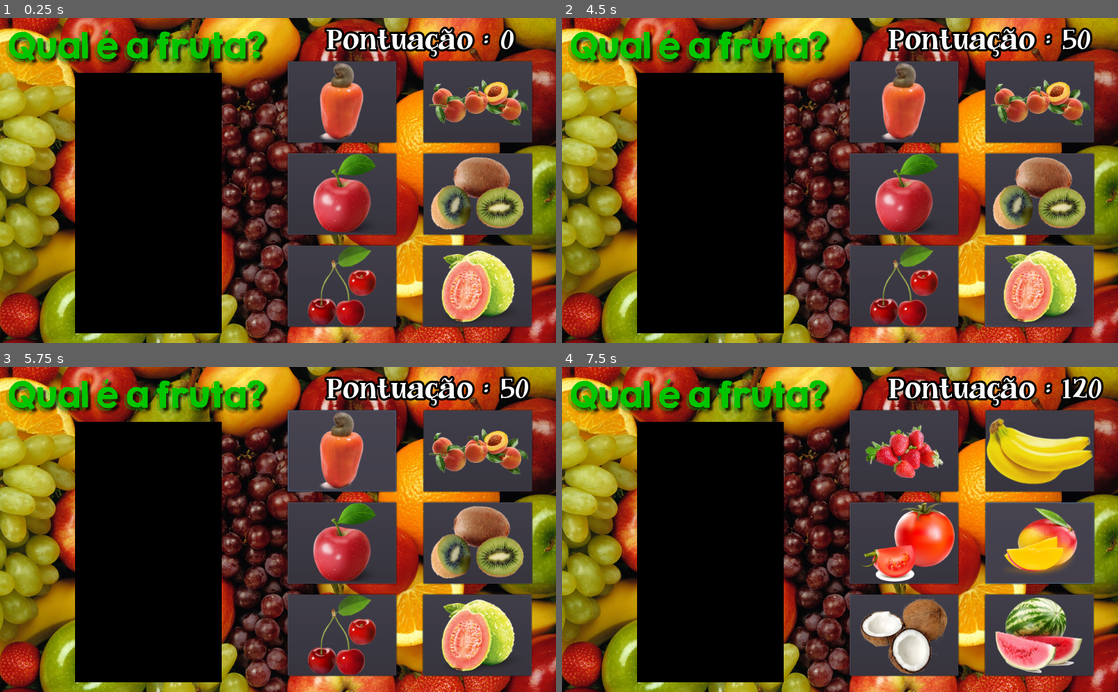
Above: before the commit, frames 1-4 (two rows, left to right).
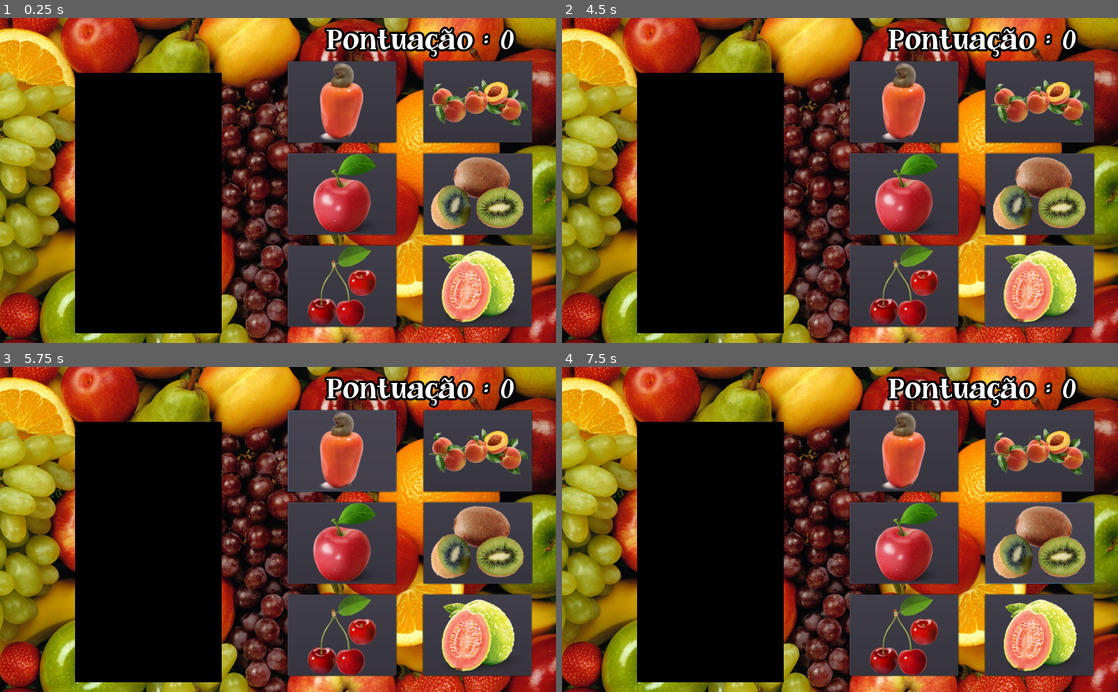
Above: after the commit, the same moments.

Repository: ClaudioKamoda/Qual-a-Fruta
Game: Godot game, scene res://cenas/principalDificeis.tscn
The game is run twice, just before and just after one commit, with the same random seed, the same clock (stepped at 60 frames per second) and the same inputs. This scene is started directly instead of the project's main scene. The engine's default icon, where the game draws it, is replaced by a stand-in: a white triangle on a blue panel in a dark square. Video files are missing from this copy of the repository; at most half a second of black plays in their place.
Inputs (mouse positions are in pixels of both pictures, inside the frame that each line leads up to):
- Up to frame 1 (0.25 s): no input
- Up to frame 2 (4.5 s): click (906, 102) at 0.5 s; click (1040, 102) at 1.25 s; click (906, 193) at 2 s; click (1040, 193) at 2.75 s; click (906, 284) at 3.5 s; click (1040, 284) at 4.25 s
- Up to frame 3 (5.75 s): click (344, 451) at 5 s
- Up to frame 4 (7.5 s): click (1040, 451) at 5.75 s; click (906, 542) at 6.5 s; click (1040, 542) at 7.25 s

The runs differ from the first frame. In frame 1, 3.3% of the frame differs, in the area x 1-49%, y 3-15%; in frame 2, 3.6%; in frame 3, 3.6%; in frame 4, 18%, in the area x 1-98%, y 2-95%.
Error after the commit: Invalid set index 'disabled' (on base: 'null instance') with value of type 'bool'. (res://scripts/principalDificeis.gd:100)

Commit message:
botoes fino do fino

Diff:
--- a/cenas/principalDificeis.tscn
+++ b/cenas/principalDificeis.tscn
@@ -6,7 +6,6 @@
 [ext_resource path="res://cenas/PerguntasDificeis.tscn" type="PackedScene" id=4]
 [ext_resource path="res://videos/Maracuja.ogv" type="VideoStream" id=5]
 [ext_resource path="res://fonts/JandaCurlygirlChunky.ttf" type="DynamicFontData" id=6]
-[ext_resource path="res://imagens/logo.png" type="Texture" id=7]
 
 [sub_resource type="DynamicFont" id=1]
 size = 45
@@ -117,13 +116,6 @@
 custom_fonts/normal_font = SubResource( 1 )
 text = " Pontuação : 0"
 scroll_active = false
-
-[node name="Logo" type="TextureRect" parent="."]
-margin_left = -40.0
-margin_right = 40.0
-margin_bottom = 40.0
-rect_scale = Vector2( 0.75, 0.75 )
-texture = ExtResource( 7 )
 [connection signal="button_up" from="Botões/Fruta1" to="." method="_on_Fruta1_button_up"]
 [connection signal="button_up" from="Botões/Fruta2" to="." method="_on_Fruta2_button_up"]
 [connection signal="button_up" from="Botões/Fruta3" to="." method="_on_Fruta3_button_up"]
--- a/cenas/principalFaceis.tscn
+++ b/cenas/principalFaceis.tscn
@@ -6,7 +6,6 @@
 [ext_resource path="res://cenas/Background.tscn" type="PackedScene" id=4]
 [ext_resource path="res://videos/Banana.ogv" type="VideoStream" id=5]
 [ext_resource path="res://fonts/JandaCurlygirlChunky.ttf" type="DynamicFontData" id=6]
-[ext_resource path="res://imagens/logo.png" type="Texture" id=7]
 
 [sub_resource type="DynamicFont" id=1]
 size = 45
@@ -19,8 +18,8 @@
 margin_right = 40.0
 margin_bottom = 40.0
 script = ExtResource( 1 )
-botaoFruta1Path = NodePath("Botões/Fruta 1")
-botaoFruta2Path = NodePath("Botões/Fruta 2")
+botao1Path = NodePath("Botões/Fruta 1")
+botao2Path = NodePath("Botões/Fruta 2")
 placarPath = NodePath("placar")
 videoFrutaPath = NodePath("VideoFruta")
 fruta1Path = NodePath("Botões/Fruta 1/SpriteFruta1")
@@ -79,13 +78,6 @@
 custom_fonts/normal_font = SubResource( 1 )
 text = " Pontuação : 0"
 scroll_active = false
-
-[node name="Logo" type="TextureRect" parent="."]
-margin_left = -40.0
-margin_right = 40.0
-margin_bottom = 40.0
-rect_scale = Vector2( 0.75, 0.75 )
-texture = ExtResource( 7 )
 [connection signal="button_up" from="Botões/Fruta 1" to="." method="_on_Fruta_1_button_up"]
 [connection signal="button_up" from="Botões/Fruta 2" to="." method="_on_Fruta_2_button_up"]
 [connection signal="timeout" from="timer" to="." method="_on_timer_timeout"]
--- a/cenas/principalMedias.tscn
+++ b/cenas/principalMedias.tscn
@@ -6,7 +6,6 @@
 [ext_resource path="res://cenas/PerguntasMedias.tscn" type="PackedScene" id=4]
 [ext_resource path="res://videos/Abacaxi.ogv" type="VideoStream" id=5]
 [ext_resource path="res://fonts/JandaCurlygirlChunky.ttf" type="DynamicFontData" id=6]
-[ext_resource path="res://imagens/logo.png" type="Texture" id=7]
 
 [sub_resource type="DynamicFont" id=1]
 size = 45
@@ -19,6 +18,10 @@
 margin_right = 40.0
 margin_bottom = 40.0
 script = ExtResource( 1 )
+botao1Path = NodePath("Botões/Fruta1")
+botao2Path = NodePath("Botões/Fruta2")
+botao3Path = NodePath("Botões/Fruta3")
+botao4Path = NodePath("Botões/Fruta4")
 placarPath = NodePath("placar")
 videoFrutaPath = NodePath("videoFruta")
 fruta1Path = NodePath("Botões/Fruta1/SpriteFruta1")
@@ -95,13 +98,6 @@
 custom_fonts/normal_font = SubResource( 1 )
 text = " Pontuação : 0"
 scroll_active = false
-
-[node name="Logo" type="TextureRect" parent="."]
-margin_left = -40.0
-margin_right = 728.0
-margin_bottom = 128.0
-rect_scale = Vector2( 0.75, 0.75 )
-texture = ExtResource( 7 )
 [connection signal="button_up" from="Botões/Fruta1" to="." method="_on_Fruta1_button_up"]
 [connection signal="button_up" from="Botões/Fruta2" to="." method="_on_Fruta2_button_up"]
 [connection signal="button_up" from="Botões/Fruta3" to="." method="_on_Fruta3_button_up"]
--- a/scripts/principalDificeis.gd
+++ b/scripts/principalDificeis.gd
@@ -1,5 +1,11 @@
 extends Control
 
+export (NodePath) var botao1Path
+export (NodePath) var botao2Path
+export (NodePath) var botao3Path
+export (NodePath) var botao4Path
+export (NodePath) var botao5Path
+export (NodePath) var botao6Path
 export (NodePath) var placarPath
 export (NodePath) var videoFrutaPath
 export (NodePath) var fruta1Path
@@ -11,6 +17,12 @@
 export (NodePath) var perguntasDificeisPath
 export (NodePath) var timerPath
 
+onready var botao1 = get_node(botao1Path)
+onready var botao2 = get_node(botao2Path)
+onready var botao3 = get_node(botao3Path)
+onready var botao4 = get_node(botao4Path)
+onready var botao5 = get_node(botao5Path)
+onready var botao6 = get_node(botao6Path)
 onready var placar = get_node(placarPath)
 onready var video = get_node(videoFrutaPath)
 onready var fruta1 = get_node(fruta1Path)
@@ -72,36 +84,63 @@
 
 func _on_Fruta1_button_up():
 	if fruta1Text == resposta:
+		botao1.disabled = true
+		botao2.disabled = true
+		botao3.disabled = true
+		botao4.disabled = true
+		botao5.disabled = true
+		botao6.disabled = true
+		fruta1.set_texture(load('res://imagens/'+fruta1Text+'Certo.png'))
 		print("Você acertou, "+fruta1Text)
 		score = score + 100 - penalty
 		penalty = 0
 		placar.set_text(" Pontuação : "+str(score))
 		timer.start()
 	else:
+		botao1.disabled = true
+		fruta1.set_texture(load('res://imagens/'+fruta1Text+'Errado.png'))
 		penalty += 10
 		print("Você errou, "+fruta1Text)
 		placar.set_text(" Pontuação : "+str(score))
 
 func _on_Fruta2_button_up():
 	if fruta2Text == resposta:
+		botao1.disabled = true
+		botao2.disabled = true
+		botao3.disabled = true
+		botao4.disabled = true
+		botao5.disabled = true
+		botao6.disabled = true
+		fruta2.set_texture(load('res://imagens/'+fruta2Text+'Certo.png'))
 		print("Você acertou, "+fruta2Text)
 		score = score + 100 - penalty
 		penalty = 0
 		placar.set_text(" Pontuação : "+str(score))
 		timer.start()
 	else:
+		botao2.disabled = true
+		fruta2.set_texture(load('res://imagens/'+fruta2Text+'Errado.png'))
 		penalty += 10
 		print("Você errou, "+fruta2Text)
 		placar.set_text(" Pontuação : "+str(score))
 
 func _on_Fruta3_button_up():
 	if fruta3Text == resposta:
+		botao1.disabled = true
+		botao2.disabled = true
+		botao3.disabled = true
+		botao4.disabled = true
+		botao5.disabled = true
+		botao6.disabled = true
+		fruta3.set_texture(load('res://imagens/'+fruta3Text+'Certo.png'))
 		print("Você acertou, "+fruta3Text)
 		score = score + 100 - penalty
 		penalty = 0
 		placar.set_text(" Pontuação : "+str(score))
 		timer.start()
 	else:
+		botao3.disabled = true
+		fruta3.set_texture(load('res://imagens/'+fruta3Text+'Errado.png'))
 		penalty += 10
 		print("Você errou, "+fruta3Text)
 		placar.set_text(" Pontuação : "+str(score))
@@ -109,24 +148,42 @@
 
 func _on_Fruta4_button_up():
 	if fruta4Text == resposta:
+		botao1.disabled = true
+		botao2.disabled = true
+		botao3.disabled = true
+		botao4.disabled = true
+		botao5.disabled = true
+		botao6.disabled = true
+		fruta4.set_texture(load('res://imagens/'+fruta4Text+'Certo.png'))
 		print("Você acertou, "+fruta4Text)
 		score = score + 100 - penalty
 		penalty = 0
 		placar.set_text(" Pontuação : "+str(score))
 		timer.start()
 	else:
+		botao4.disabled = true
+		fruta4.set_texture(load('res://imagens/'+fruta4Text+'Errado.png'))
 		penalty += 10
 		print("Você errou, "+fruta4Text)
 		placar.set_text(" Pontuação : "+str(score))
 
 func _on_Fruta5_button_up():
 	if fruta5Text == resposta:
+		botao1.disabled = true
+		botao2.disabled = true
+		botao3.disabled = true
+		botao4.disabled = true
+		botao5.disabled = true
+		botao6.disabled = true
+		fruta5.set_texture(load('res://imagens/'+fruta5Text+'Certo.png'))
 		print("Você acertou, "+fruta5Text)
 		score = score + 100 - penalty
 		penalty = 0
 		placar.set_text(" Pontuação : "+str(score))
 		timer.start()
 	else:
+		botao5.disabled = true
+		fruta5.set_texture(load('res://imagens/'+fruta5Text+'Errado.png'))
 		penalty += 10
 		print("Você errou, "+fruta5Text)
 		placar.set_text(" Pontuação : "+str(score))
@@ -134,18 +191,33 @@
 
 func _on_Fruta6_button_up():
 	if fruta6Text == resposta:
+		botao1.disabled = true
+		botao2.disabled = true
+		botao3.disabled = true
+		botao4.disabled = true
+		botao5.disabled = true
+		botao6.disabled = true
+		fruta6.set_texture(load('res://imagens/'+fruta6Text+'Certo.png'))
 		print("Você acertou, "+fruta6Text)
 		score = score + 100 - penalty
 		penalty = 0
 		placar.set_text(" Pontuação : "+str(score))
 		timer.start()
 	else:
+		botao6.disabled = true
+		fruta6.set_texture(load('res://imagens/'+fruta6Text+'Errado.png'))
 		penalty += 10
 		print("Você errou, "+fruta6Text)
 		placar.set_text(" Pontuação : "+str(score))
 
 func _on_Timer_timeout():
 	set_Pergunta()
+	botao1.disabled = false
+	botao2.disabled = false
+	botao3.disabled = false
+	botao4.disabled = false
+	botao5.disabled = false
+	botao6.disabled = false
 
 func _on_VideoPlayer_finished():
 	video.play()
--- a/scripts/principalFaceis.gd
+++ b/scripts/principalFaceis.gd
@@ -1,7 +1,7 @@
 extends Control
 
-export (NodePath) var botaoFruta1Path
-export (NodePath) var botaoFruta2Path
+export (NodePath) var botao1Path
+export (NodePath) var botao2Path
 export (NodePath) var placarPath
 export (NodePath) var videoFrutaPath
 export (NodePath) var fruta1Path
@@ -9,8 +9,8 @@
 export (NodePath) var perguntasFaceisPath
 export (NodePath) var timerPath
 
-onready var botao1 = get_node(botaoFruta1Path)
-onready var botao2 = get_node(botaoFruta2Path)
+onready var botao1 = get_node(botao1Path)
+onready var botao2 = get_node(botao2Path)
 onready var placar = get_node(placarPath)
 onready var video = get_node(videoFrutaPath)
 onready var fruta1 = get_node(fruta1Path)
@@ -56,34 +56,44 @@
 
 func _on_Fruta_1_button_up():
 	if fruta1Text == resposta:
+		botao1.disabled = true
+		botao2.disabled = true
+		fruta1.set_texture(load('res://imagens/'+fruta1Text+'Certo.png'))
 		score = score + 100 - penalty
 		penalty = 0
 		print("Você acertou, "+fruta1Text+" "+str(score))
 		placar.set_text(" Pontuação : "+str(score))
 		timer.start()
 	else:
-		botao1.set_button_icon(load("res://imagens/frutaErrada.png"))
+		botao1.disabled = true
 		penalty += 10
 		print("Você errou, "+fruta1Text+" "+str(score))
+		fruta1.set_texture(load('res://imagens/'+fruta1Text+'Errado.png'))
 		placar.set_text(" Pontuação : "+str(score))
 
 
 func _on_Fruta_2_button_up():
 	if fruta2Text == resposta:
+		botao1.disabled = true
+		botao2.disabled = true
+		fruta2.set_texture(load('res://imagens/'+fruta2Text+'Certo.png'))
 		score = score + 100 - penalty
 		penalty = 0
 		print("Você acertou, "+fruta2Text+" "+str(score))
 		placar.set_text(" Pontuação : "+str(score))
 		timer.start()
 	else:
-		botao2.set_button_icon(load("res://imagens/fundoErro.png"))
+		botao2.disabled = true
 		penalty += 10
 		print("Você errou, "+fruta2Text+" "+str(score))
+		fruta2.set_texture(load('res://imagens/'+fruta2Text+'Errado.png'))
 		placar.set_text(" Pontuação : "+str(score))
 
 
 func _on_timer_timeout():
 	set_Pergunta()
+	botao1.disabled = false
+	botao2.disabled = false
 
 func _on_VideoFruta_finished():
 	video.play()
--- a/scripts/principalMedias.gd
+++ b/scripts/principalMedias.gd
@@ -1,5 +1,9 @@
 extends Control
 
+export (NodePath) var botao1Path
+export (NodePath) var botao2Path
+export (NodePath) var botao3Path
+export (NodePath) var botao4Path
 export (NodePath) var placarPath
 export (NodePath) var videoFrutaPath
 export (NodePath) var fruta1Path
@@ -9,6 +13,10 @@
 export (NodePath) var perguntasMediasPath
 export (NodePath) var timerPath
 
+onready var botao1 = get_node(botao1Path)
+onready var botao2 = get_node(botao2Path)
+onready var botao3 = get_node(botao3Path)
+onready var botao4 = get_node(botao4Path)
 onready var placar = get_node(placarPath)
 onready var video = get_node(videoFrutaPath)
 onready var fruta1 = get_node(fruta1Path)
@@ -63,12 +71,19 @@
 
 func _on_Fruta1_button_up():
 	if fruta1Text == resposta:
+		botao1.disabled = true
+		botao2.disabled = true
+		botao3.disabled = true
+		botao4.disabled = true
+		fruta1.set_texture(load('res://imagens/'+fruta1Text+'Certo.png'))
 		print("Você acertou, "+fruta1Text)
 		score = score + 100 - penalty
 		penalty = 0
 		placar.set_text(" Pontuação : "+str(score))
 		timer.start()
 	else:
+		botao1.disabled = true
+		fruta1.set_texture(load('res://imagens/'+fruta1Text+'Errado.png'))
 		penalty += 10
 		print("Você errou, "+fruta1Text)
 		placar.set_text(" Pontuação : "+str(score))
@@ -77,12 +92,19 @@
 
 func _on_Fruta2_button_up():
 	if fruta2Text == resposta:
+		botao1.disabled = true
+		botao2.disabled = true
+		botao3.disabled = true
+		botao4.disabled = true
+		fruta2.set_texture(load('res://imagens/'+fruta2Text+'Certo.png'))
 		print("Você acertou, "+fruta2Text)
 		score = score + 100 - penalty
 		penalty = 0
 		placar.set_text(" Pontuação : "+str(score))
 		timer.start()
 	else:
+		botao2.disabled = true
+		fruta2.set_texture(load('res://imagens/'+fruta2Text+'Errado.png'))
 		penalty += 10
 		print("Você errou, "+fruta2Text)
 		placar.set_text(" Pontuação : "+str(score))
@@ -90,12 +112,19 @@
 
 func _on_Fruta3_button_up():
 	if fruta3Text == resposta:
+		botao1.disabled = true
+		botao2.disabled = true
+		botao3.disabled = true
+		botao4.disabled = true
+		fruta3.set_texture(load('res://imagens/'+fruta3Text+'Certo.png'))
 		print("Você acertou, "+fruta3Text)
 		score = score + 100 - penalty
 		penalty = 0
 		placar.set_text(" Pontuação : "+str(score))
 		timer.start()
 	else:
+		botao3.disabled = true
+		fruta3.set_texture(load('res://imagens/'+fruta3Text+'Errado.png'))
 		penalty += 10
 		print("Você errou, "+fruta3Text)
 		placar.set_text(" Pontuação : "+str(score))
@@ -103,12 +132,19 @@
 
 func _on_Fruta4_button_up():
 	if fruta4Text == resposta:
+		botao1.disabled = true
+		botao2.disabled = true
+		botao3.disabled = true
+		botao4.disabled = true
+		fruta4.set_texture(load('res://imagens/'+fruta4Text+'Certo.png'))
 		print("Você acertou, "+fruta4Text)
 		score = score + 100 - penalty
 		penalty = 0
 		placar.set_text(" Pontuação : "+str(score))
 		timer.start()
 	else:
+		botao4.disabled = true
+		fruta4.set_texture(load('res://imagens/'+fruta4Text+'Errado.png'))
 		penalty += 10
 		print("Você errou, "+fruta4Text)
 		placar.set_text(" Pontuação : "+str(score))
@@ -116,6 +152,10 @@
 
 func _on_Timer_timeout():
 	set_Pergunta()
+	botao1.disabled = false
+	botao2.disabled = false
+	botao3.disabled = false
+	botao4.disabled = false
 
 
 func _on_videoFruta_finished():
Not shown: 1 places in cenas/principalDificeis.tscn that only renumber resources
Not shown: 1 places in cenas/principalFaceis.tscn that only renumber resources
Not shown: 1 places in cenas/principalMedias.tscn that only renumber resources
Binary file added: imagens/AbacateCerto.png
Not shown, added: imagens/AbacateCerto.png.import
Binary file added: imagens/AbacaxiCerto.png
Not shown, added: imagens/AbacaxiCerto.png.import
Binary file added: imagens/BananaCerto.png
Not shown, added: imagens/BananaCerto.png.import
Binary file added: imagens/CajuCerto.png
Not shown, added: imagens/CajuCerto.png.import
Binary file added: imagens/CerejaCerto.png
(and 21 more such lines)
